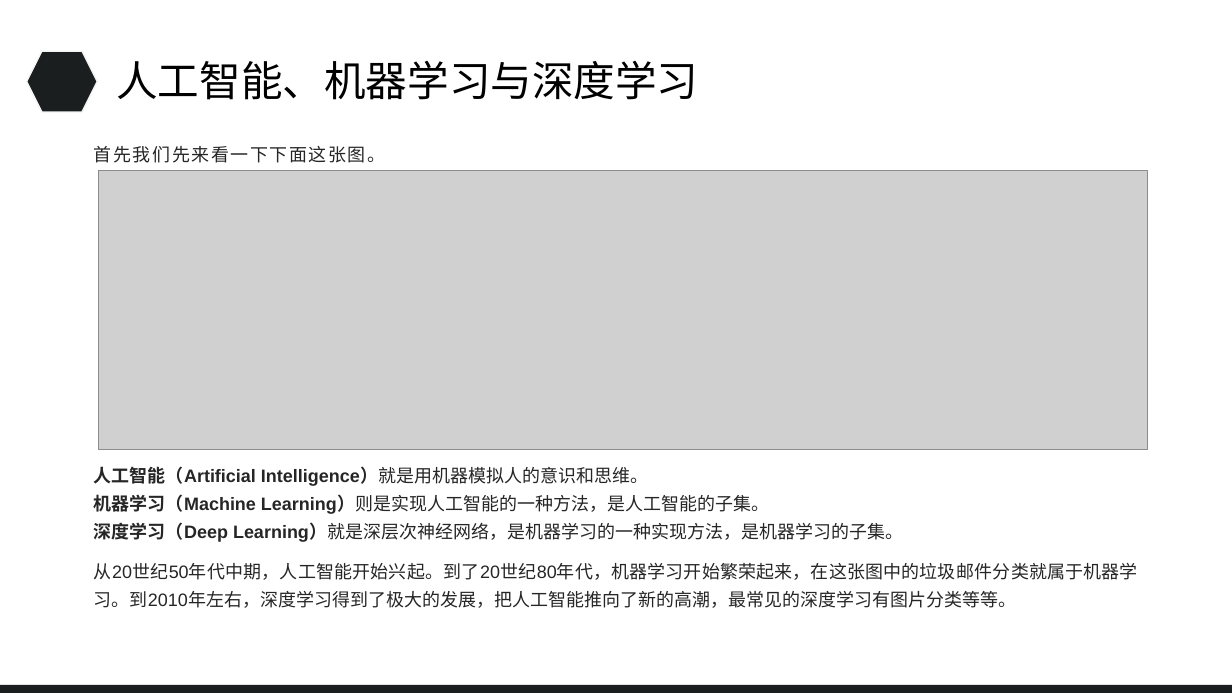
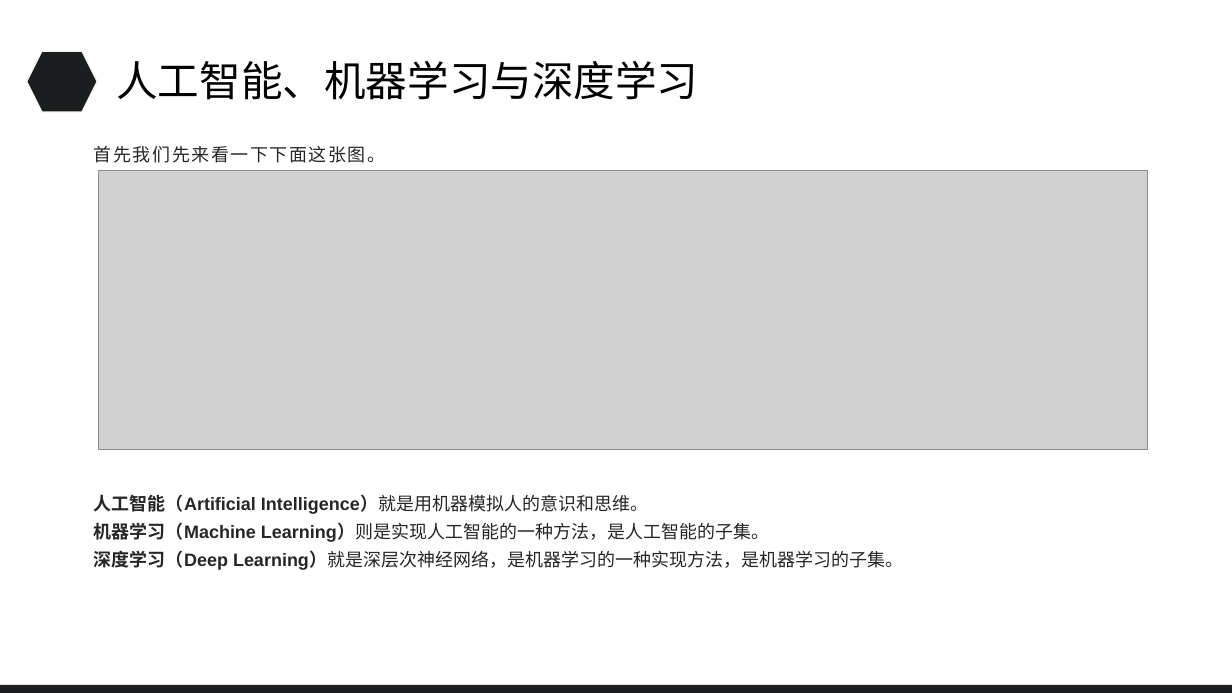
Before and after one commit to a1401358759/TensorFlow, a slide deck: slide 12 of 基于TensorFlow实现图像识别应用.pptx (slide 10 before the commit). Drawn at 1232x693 pixels with LibreOffice and Linux fonts; fonts in the diff are those of the drawing; grey boxes stand for pictures. Boxes give left, top, right and bottom in pixels: in the first picture for what was removed or moved away, otherwise in the second. Text is boxed around its words. In the diff, an @@ line names an element or a change of style, - is before the commit and + after.

```diff
--- a/基于TensorFlow实现图像识别应用.pptx
+++ b/基于TensorFlow实现图像识别应用.pptx
@@ text at box(94, 563, 1138, 608): paragraph removed @@
-从20世纪50年代中期，人工智能开始兴起。到了20世纪80年代，机器学习开始繁荣起来，在这张图中的垃圾邮件分类就属于机器学习。到2010年左右，深度学习得到了极大的发展，把人工智能推向了新的高潮，最常见的深度学习有图片分类等等。
```
Also in this commit, not shown: 3 other slides changed, 4 slides added, 1 slide removed, 7 other files.
